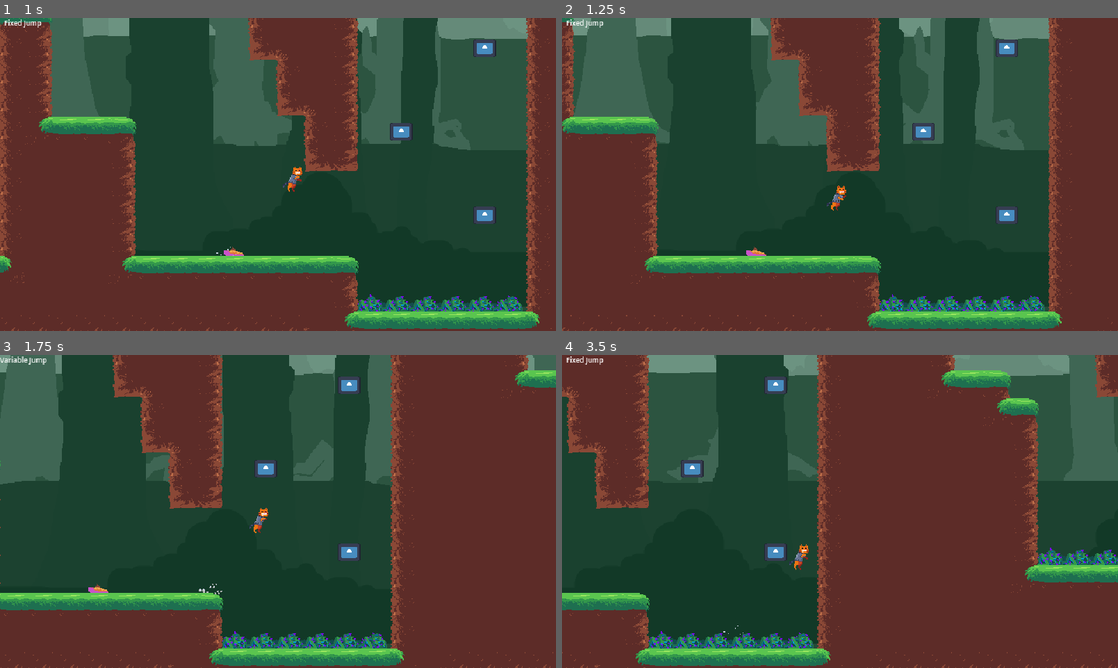
Above: before the commit, frames 1-4 (two rows, left to right).
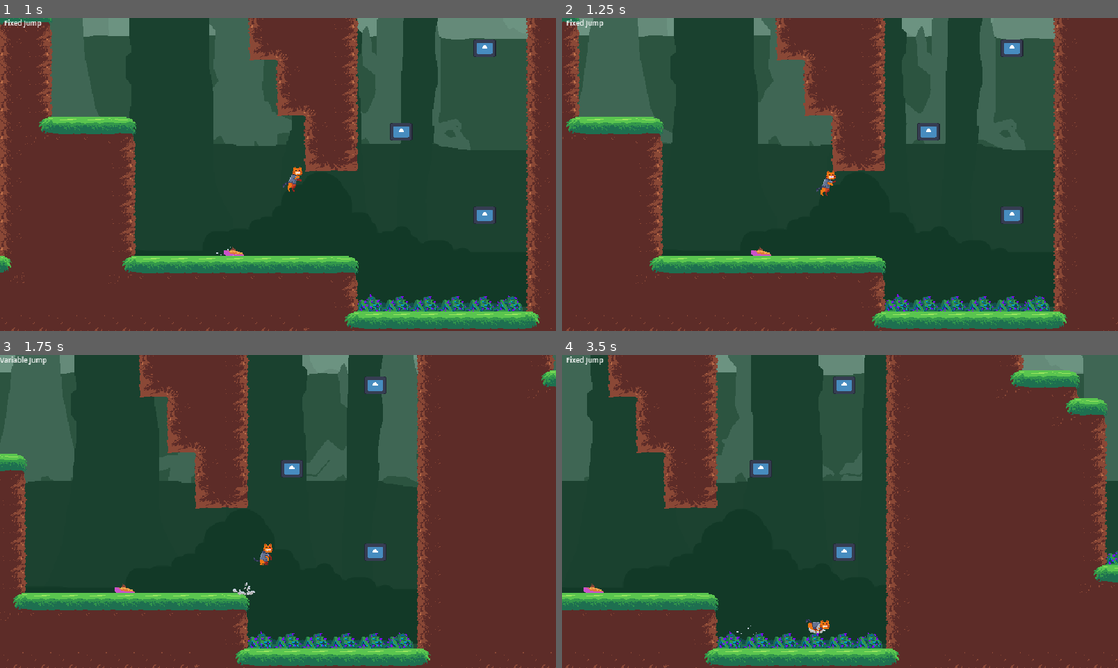
Above: after the commit, the same moments.

Repository: Stevescape/CatKnight
Game: Godot game, scene res://level_1.tscn
Two runs of this game, one before a commit and one after it. Both use one fixed random seed, a clock stepped at 60 frames per second and the inputs below. The engine's default icon, where the game draws it, is replaced by a stand-in: a white triangle on a blue panel in a dark square.
Inputs:
- Up to frame 1 (1 s): hold D (move_right) from 0.53 s (still down); hold Space (jump) from 0.53 s (still down); tap K (k) at 0.6 s
- Up to frame 2 (1.25 s): keep holding D (move_right); keep holding Space (jump)
- Up to frame 3 (1.75 s): keep holding D (move_right); release Space (jump) at 1.28 s; tap Space (jump) at 1.35, 1.52 s; tap K (k) at 1.55 s
- Up to frame 4 (3.5 s): tap Space (jump) at 1.82, 2.3, 3.02, 3.32 s; release D (move_right) at 2.03 s; hold A (move_left) 2.03-2.78 s; hold F (Damage) 2.03-2.78 s; hold D (move_right) from 2.78 s (still down); tap Left (camera_left) at 2.85 s; tap K (k) at 3.05 s

Frame 1 is identical in both runs. In frame 2, 9.3% of the frame differs, in the area x 0-100%, y 0-100%; in frame 3, 21%; in frame 4, 44%.

Commit message:
Added increasing wall sliding speed

Diff:
--- a/resources/player.gd
+++ b/resources/player.gd
@@ -22,8 +22,13 @@
 @export var air_dash_duration: float = 1
 var air_dash_available: bool = true # resets on landing
 
-# wall slide and jump
-@export var wall_slide_speed = 100.0
+# wall slide
+@export var wall_slide_start_speed = 15.0
+@export var wall_slide_speed = 200.0
+@export var wall_slide_acceleration = 180.0
+var current_wall_slide_speed = 0.0
+
+# wall jump
 @export var wall_jump_push = 250.0
 @export var wall_jump_force = -350.0
 var last_wall_normal: Vector2 = Vector2.ZERO
--- a/scripts/player_states/player_wall_sliding_state.gd
+++ b/scripts/player_states/player_wall_sliding_state.gd
@@ -4,8 +4,22 @@
 @export var sprite: AnimatedSprite2D
 @export var state_name: String = "wall sliding"
 
+func enter():
+	#character.play_animation("slide")
+	#character.spawn_dust()
+	character.current_wall_slide_speed = character.wall_slide_start_speed
+
+
 func update(delta: float):
 	var input_x = Input.get_axis("move_left", "move_right")
+
+	character.current_wall_slide_speed = min(
+		character.current_wall_slide_speed + character.wall_slide_acceleration * delta,
+		character.wall_slide_speed
+	)
+
+	character.velocity.y += character.gravity
+	character.velocity.y = min(character.velocity.y, character.current_wall_slide_speed)
 
 	if character.is_on_floor():
 		state_transition.emit(self, "idle")
